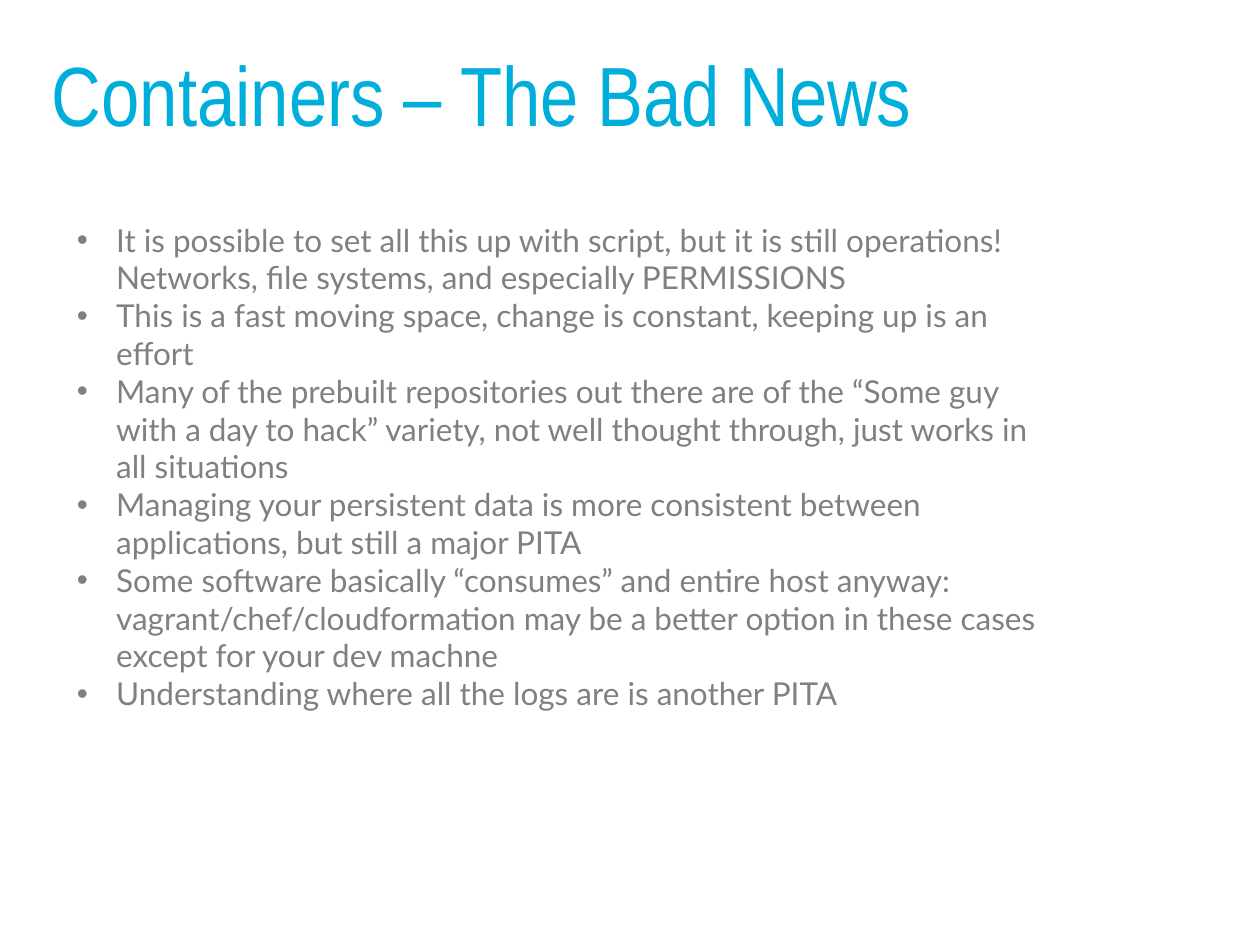
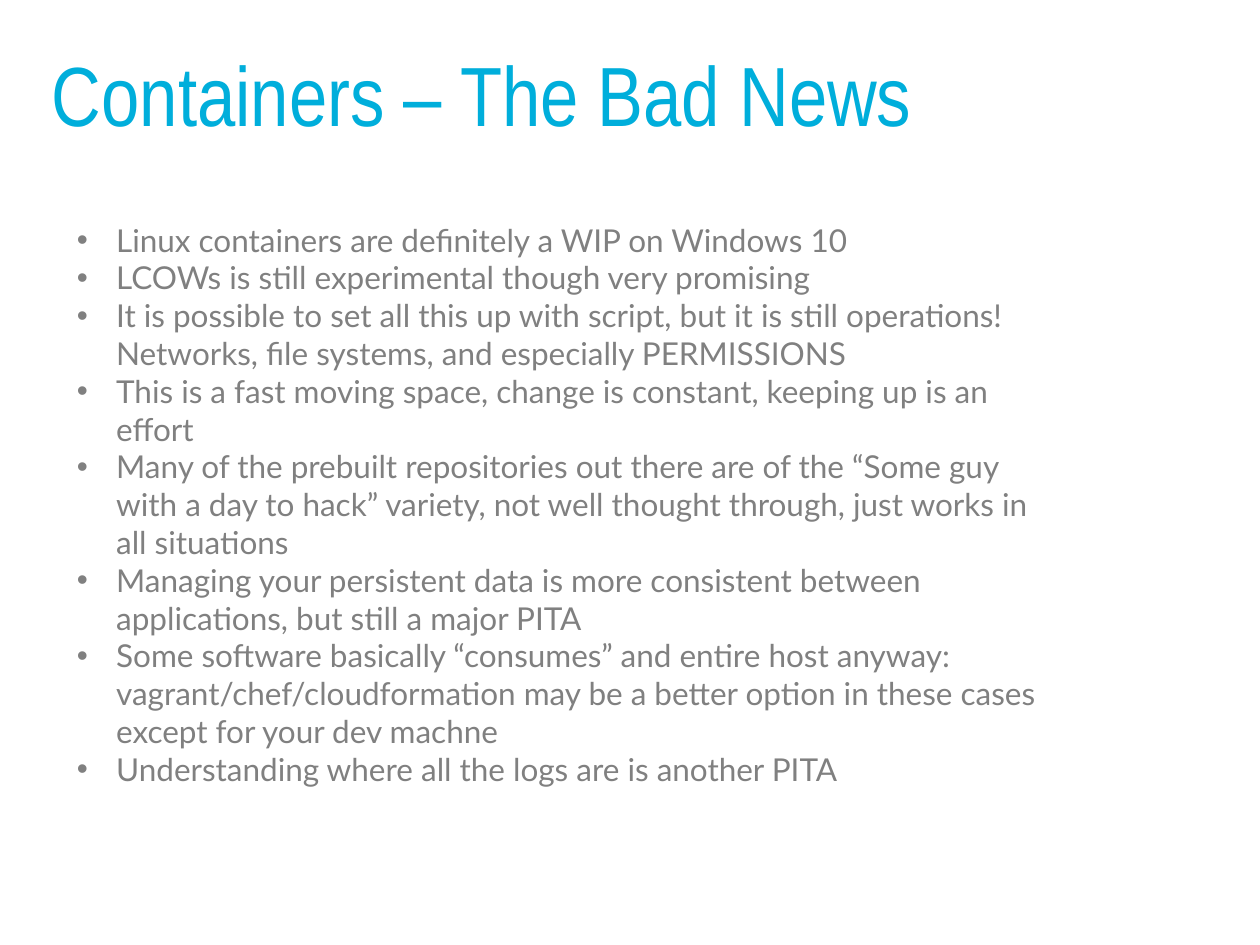
Before and after one commit to panmanphil/introduction-to-docker, a slide deck: slide 33 of DockerTalkThatConference2018.pptx (slide 40 before the commit). Drawn at 1260x945 pixels with LibreOffice and Linux fonts; fonts in the diff are those of the drawing. Boxes give left, top, right and bottom in pixels: in the first picture for what was removed or moved away, otherwise in the second. Text is boxed around its words. In the diff, an @@ line names an element or a change of style, - is before the commit and + after.

Commit message:
added more windows details

```diff
--- a/DockerTalkThatConference2018.pptx
+++ b/DockerTalkThatConference2018.pptx
@@ text at (116, 229, 848, 295): paragraphs added @@
+• Linux containers are definitely a WIP on Windows 10
+• LCOWs is still experimental though very promising
```
Also in this commit, not shown: 3 other slides changed, 5 slides added, 11 slides removed, 6 other files.
